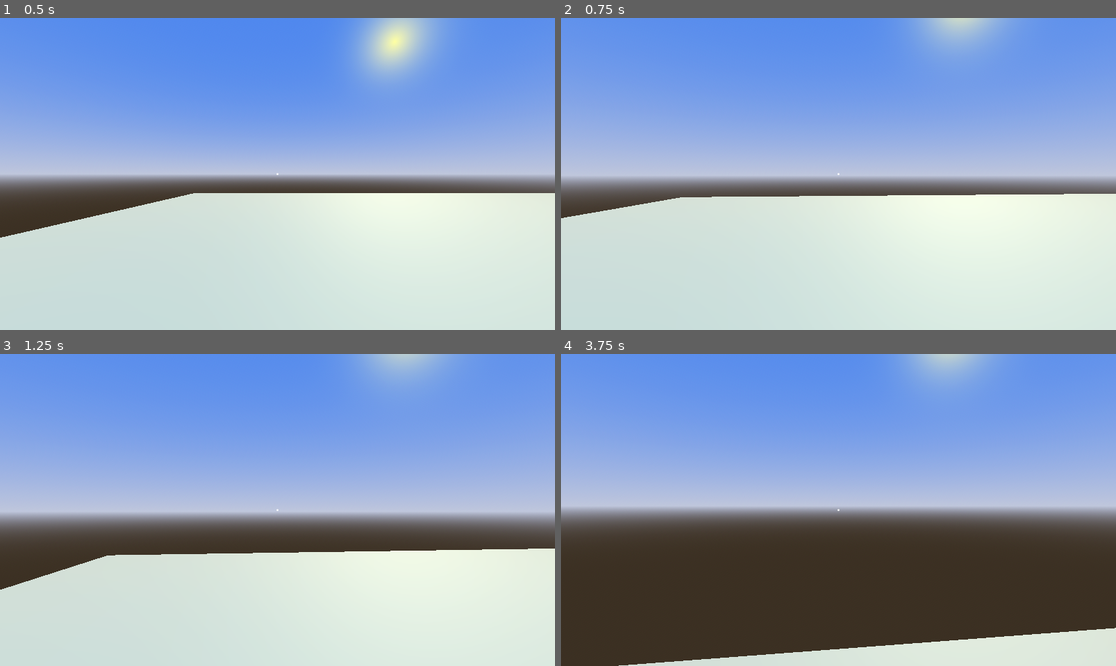
Above: before the commit, frames 1-4 (two rows, left to right).
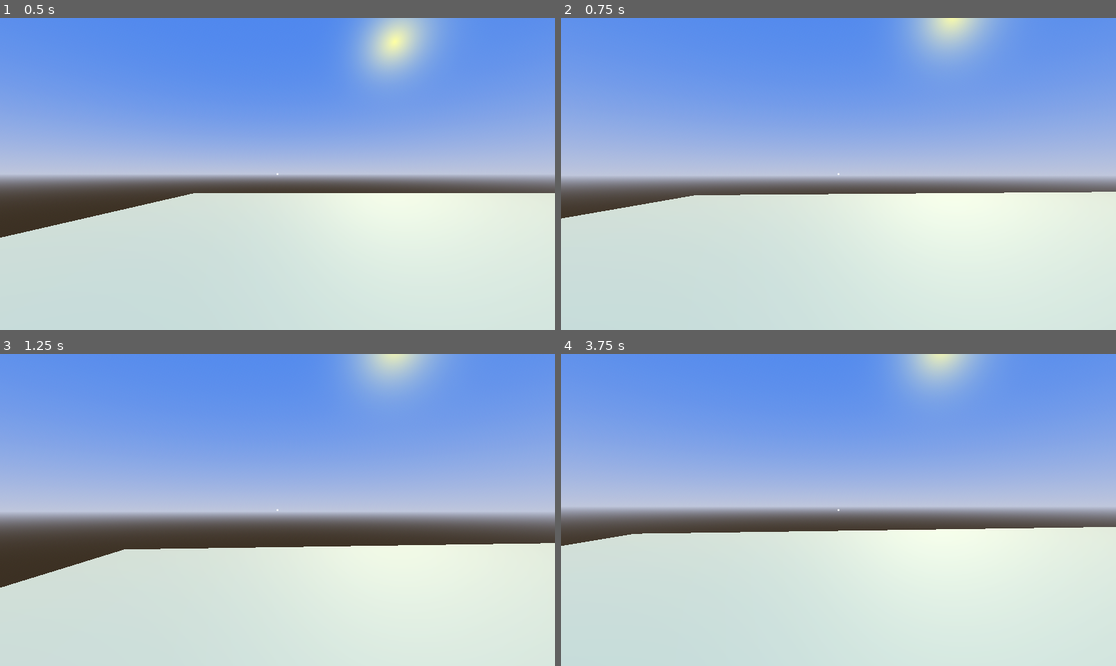
Above: after the commit, the same moments.

Repository: GabeeTheFinch/The-Airport
Game: Godot game, scene res://Maps/map_player_testing.tscn
Same seed, same stepped clock (60 frames per second), same inputs: the game is played once before the commit and once after it.
Inputs (mouse positions are in pixels of both pictures, inside the frame that each line leads up to):
- Up to frame 1 (0.5 s): no input
- Up to frame 2 (0.75 s): tap Enter at 0.5 s; move the mouse to (866, 174) at 0.52 s; hold W (Move_Forward) from 0.53 s (still down); hold Ctrl (Action_Crouch) from 0.53 s (still down)
- Up to frame 3 (1.25 s): keep holding W (Move_Forward); keep holding Ctrl (Action_Crouch); tap Space (Move_Jump) at 0.77 s
- Up to frame 4 (3.75 s): keep holding W (Move_Forward); move the mouse to (810, 510) at 1.27 s; release Ctrl (Action_Crouch) at 1.28 s; tap Shift (Action_Sprint) at 1.35, 2.85 s; tap Space (Move_Jump) at 1.52, 3.02 s; move the mouse to (849, 503) at 2.02 s; hold Ctrl (Action_Crouch) 2.03-2.78 s; move the mouse to (832, 516) at 2.77 s; move the mouse to (877, 513) at 3.52 s; hold Ctrl (Action_Crouch) from 3.53 s (still down)

Frame 1 is identical in both runs. In frame 2, 1.1% of the frame differs, in the area x 0-100%, y 0-65%; in frame 3, 2.1%; in frame 4, 38%, in the area x 0-100%, y 0-100%.

Commit message:
Game can now be unpaused

Diff:
--- a/Maps/map_player_testing.gd
+++ b/Maps/map_player_testing.gd
@@ -23,7 +23,7 @@
 	get_tree().paused = false
 
 func _process(delta):
-	if Input.is_action_pressed("Game_Pause") and !paused:
+	if Input.is_action_just_pressed("Game_Pause") and !paused:
 		pause_game()
-	elif Input.is_action_pressed("Game_Pause") and paused:
+	elif Input.is_action_just_pressed("Game_Pause") and paused:
 		unpause_game()
--- a/Maps/map_player_testing.tscn
+++ b/Maps/map_player_testing.tscn
@@ -37,74 +37,77 @@
 size = Vector3(4.1, 0.29, 1)
 
 [node name="Map_PlayerTesting" type="Node"]
-process_mode = 1
+process_mode = 3
 script = ExtResource("1_2w811")
 
-[node name="WorldEnvironment" type="WorldEnvironment" parent="."]
+[node name="Node" type="Node" parent="."]
+process_mode = 1
+
+[node name="WorldEnvironment" type="WorldEnvironment" parent="Node"]
 environment = SubResource("Environment_w0it4")
 
-[node name="DirectionalLight3D" type="DirectionalLight3D" parent="."]
+[node name="DirectionalLight3D" type="DirectionalLight3D" parent="Node"]
 transform = Transform3D(-0.866025, -0.245452, 0.435607, 0, 0.871214, 0.490904, -0.5, 0.425135, -0.754493, 0, 0, 0)
 light_color = Color(0.992157, 1, 0.498039, 1)
 shadow_enabled = true
 
-[node name="Ground" type="StaticBody3D" parent="."]
+[node name="Ground" type="StaticBody3D" parent="Node"]
 
-[node name="MeshInstance3D" type="MeshInstance3D" parent="Ground"]
+[node name="MeshInstance3D" type="MeshInstance3D" parent="Node/Ground"]
 transform = Transform3D(1, 0, 0, 0, 1, 0, 0, 0, 1, 0, -0.25, 0)
 mesh = SubResource("BoxMesh_yupqm")
 
-[node name="CollisionShape3D" type="CollisionShape3D" parent="Ground"]
+[node name="CollisionShape3D" type="CollisionShape3D" parent="Node/Ground"]
 transform = Transform3D(1, 0, 0, 0, 1, 0, 0, 0, 1, 4.76837e-07, -0.25, 0)
 shape = SubResource("BoxShape3D_a4trb")
 
-[node name="Ramp1" type="StaticBody3D" parent="."]
+[node name="Ramp1" type="StaticBody3D" parent="Node"]
 transform = Transform3D(0.965926, -0.258819, 0, 0.258819, 0.965926, 0, 0, 0, 1, 1.4, 0.3, -0.5)
 
-[node name="CollisionShape3D" type="CollisionShape3D" parent="Ramp1"]
+[node name="CollisionShape3D" type="CollisionShape3D" parent="Node/Ramp1"]
 transform = Transform3D(1, 0, 0, 0, 1, 0, 0, 0, 1, 1.55, -0.35, 0)
 shape = SubResource("BoxShape3D_8fft4")
 
-[node name="MeshInstance3D" type="MeshInstance3D" parent="Ramp1"]
+[node name="MeshInstance3D" type="MeshInstance3D" parent="Node/Ramp1"]
 transform = Transform3D(1, 0, 0, 0, 1, 0, 0, 0, 1, 1.55, -0.35, 0)
 mesh = SubResource("BoxMesh_8smif")
 surface_material_override/0 = ExtResource("2_e2wn6")
 
-[node name="Ramp4" type="StaticBody3D" parent="."]
+[node name="Ramp4" type="StaticBody3D" parent="Node"]
 transform = Transform3D(1, 0, 0, 0, 1, 0, 0, 0, 1, 5.4, 1.2, -0.5)
 
-[node name="CollisionShape3D" type="CollisionShape3D" parent="Ramp4"]
+[node name="CollisionShape3D" type="CollisionShape3D" parent="Node/Ramp4"]
 transform = Transform3D(1, 0, 0, 0, 1, 0, 0, 0, 1, 1.55, -0.35, 0)
 shape = SubResource("BoxShape3D_8fft4")
 
-[node name="MeshInstance3D" type="MeshInstance3D" parent="Ramp4"]
+[node name="MeshInstance3D" type="MeshInstance3D" parent="Node/Ramp4"]
 transform = Transform3D(1, 0, 0, 0, 1, 0, 0, 0, 1, 1.55, -0.35, 0)
 material_override = ExtResource("2_e2wn6")
 mesh = SubResource("BoxMesh_8smif")
 
-[node name="Ramp2" type="StaticBody3D" parent="."]
+[node name="Ramp2" type="StaticBody3D" parent="Node"]
 transform = Transform3D(0.866025, -0.5, 0, 0.5, 0.866025, 0, 0, 0, 1, 1.4, 0.3, 1.5)
 
-[node name="CollisionShape3D" type="CollisionShape3D" parent="Ramp2"]
+[node name="CollisionShape3D" type="CollisionShape3D" parent="Node/Ramp2"]
 transform = Transform3D(1, 0, 0, 0, 1, 0, 0, 0, 1, 1.55, -0.35, 0)
 shape = SubResource("BoxShape3D_8fft4")
 
-[node name="MeshInstance3D" type="MeshInstance3D" parent="Ramp2"]
+[node name="MeshInstance3D" type="MeshInstance3D" parent="Node/Ramp2"]
 transform = Transform3D(1, 0, 0, 0, 1, 0, 0, 0, 1, 1.55, -0.35, 0)
 material_override = ExtResource("2_e2wn6")
 mesh = SubResource("BoxMesh_8smif")
 
-[node name="Ramp3" type="StaticBody3D" parent="."]
+[node name="Ramp3" type="StaticBody3D" parent="Node"]
 transform = Transform3D(1, -2.98023e-08, 0, 2.98023e-08, 1, 0, 0, 0, 1, 5.1, 2.1, 1.5)
 
-[node name="CollisionShape3D" type="CollisionShape3D" parent="Ramp3"]
+[node name="CollisionShape3D" type="CollisionShape3D" parent="Node/Ramp3"]
 transform = Transform3D(1, 0, 0, 0, 1, 0, 0, 0, 1, 1.55, -0.35, 0)
 shape = SubResource("BoxShape3D_8fft4")
 
-[node name="MeshInstance3D" type="MeshInstance3D" parent="Ramp3"]
+[node name="MeshInstance3D" type="MeshInstance3D" parent="Node/Ramp3"]
 transform = Transform3D(1, 0, 0, 0, 1, 0, 0, 0, 1, 1.55, -0.35, 0)
 material_override = ExtResource("2_e2wn6")
 mesh = SubResource("BoxMesh_8smif")
 
-[node name="Player" parent="." instance=ExtResource("1_fb1a0")]
+[node name="Player" parent="Node" instance=ExtResource("1_fb1a0")]
 transform = Transform3D(1, 0, 0, 0, 1, 0, 0, 0, 1, -9.5, 1, 0)
--- a/Player/player.gd
+++ b/Player/player.gd
@@ -6,7 +6,7 @@
 @export var JUMP_VELOCITY: float = 4.5
 @export var Sensitivity: float = 0.1
 @export var Controller_Sensitivity: float = 5
-@export var Acceleration: float = 10.0
+@export var Acceleration: float = 20
 
 @export var sprint_enabled: bool = true
 @export var crouch_enabled: bool = true
@@ -23,7 +23,7 @@
 var Normal_Player_Y_Scale: float = 1.0
 var Crouch_Player_Y_Scale: float = 0.6
 var SPEED: float = BASE_SPEED
-var camera_fov_extents: Array[float] = [75.0, 85.0, 55]
+var camera_fov_extents: Array[float] = [75.0, 85.0, 60]
 var look_dir: Vector2
 
 func _ready():
